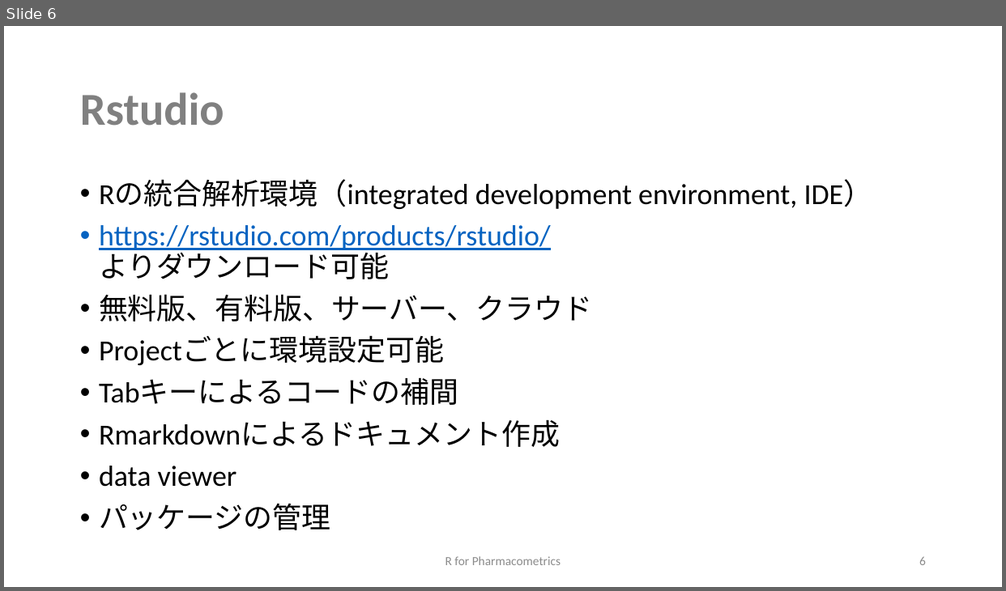
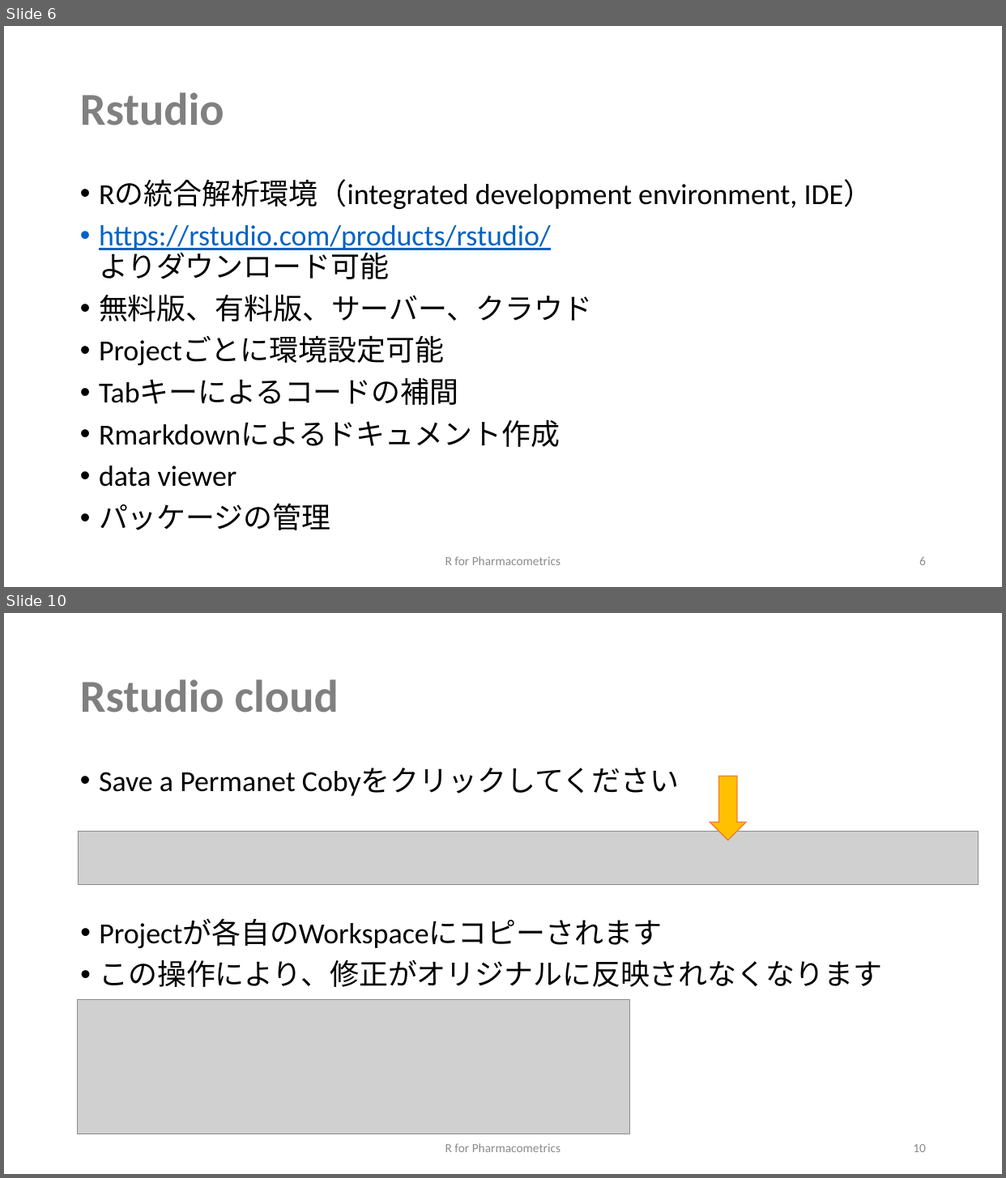
Before and after one commit to MasatoFukae/R-for-PMx, a slide deck: sample/0_introduction.pptx. Shown one above the other, each under a label of ours: slide 6 before the commit, slides 6 and 10 after it; the slides between them are not shown. The pictures are 1006x591 and 1006x1178 pixels, drawn with LibreOffice and Linux fonts; fonts in the diff are those of the drawing; grey boxes stand for pictures. Boxes give left, top, right and bottom in pixels: in the first picture for what was removed or moved away, otherwise in the second. Text is boxed around its words. In the diff, an @@ line names an element or a change of style, - is before the commit and + after.

```diff
--- a/sample/0_introduction.pptx
+++ b/sample/0_introduction.pptx
@@ slide 10 added at (4, 613, 1002, 1174), background #FFFFFF @@
@@ title added at (80, 679, 339, 713), 44 pt, text #808080, bold @@
+Rstudio cloud
@@ text added at (99, 768, 680, 796), 28 pt, text #000000 @@
+• Save a Permanet Cobyをクリックしてください
@@ right arrow added at (710, 776, 746, 841), fill #FFC000, outline #ED7D31 1 pt @@
@@ picture added at (78, 832, 978, 884) @@
@@ text added at (99, 919, 882, 987), 28 pt, text #000000 @@
+• Projectが各自のWorkspaceにコピーされます
+• この操作により、修正がオリジナルに反映されなくなります
@@ picture added at (78, 999, 629, 1134) @@
@@ text added at (445, 1144, 560, 1152), 12 pt, text #8C8C8C @@
+R for Pharmacometrics
@@ page number added at (913, 1144, 926, 1152), 12 pt, text #8C8C8C @@
+10
```
Also in this commit, not shown: 4 slides changed, 14 other slides added.
